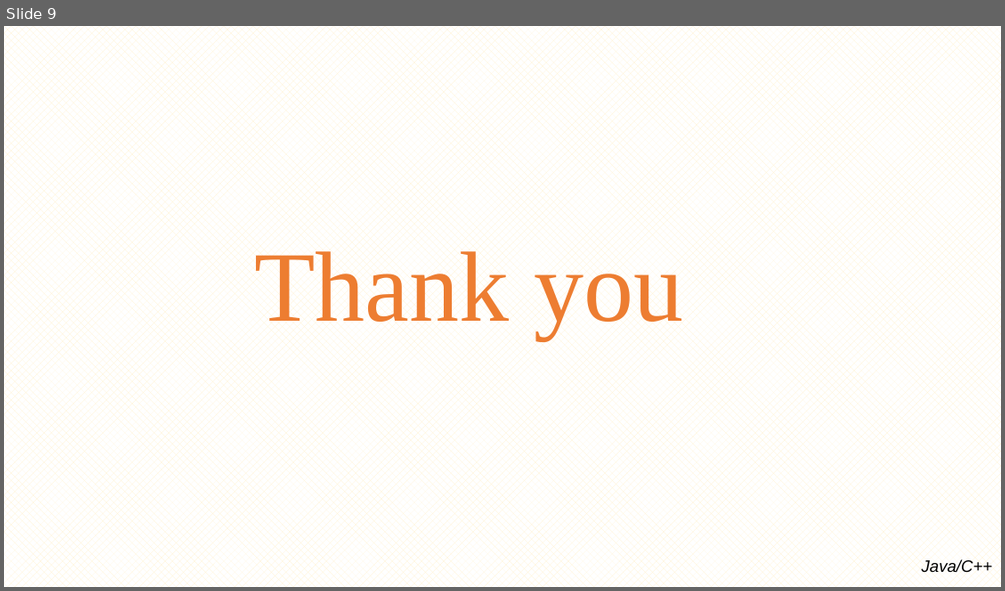
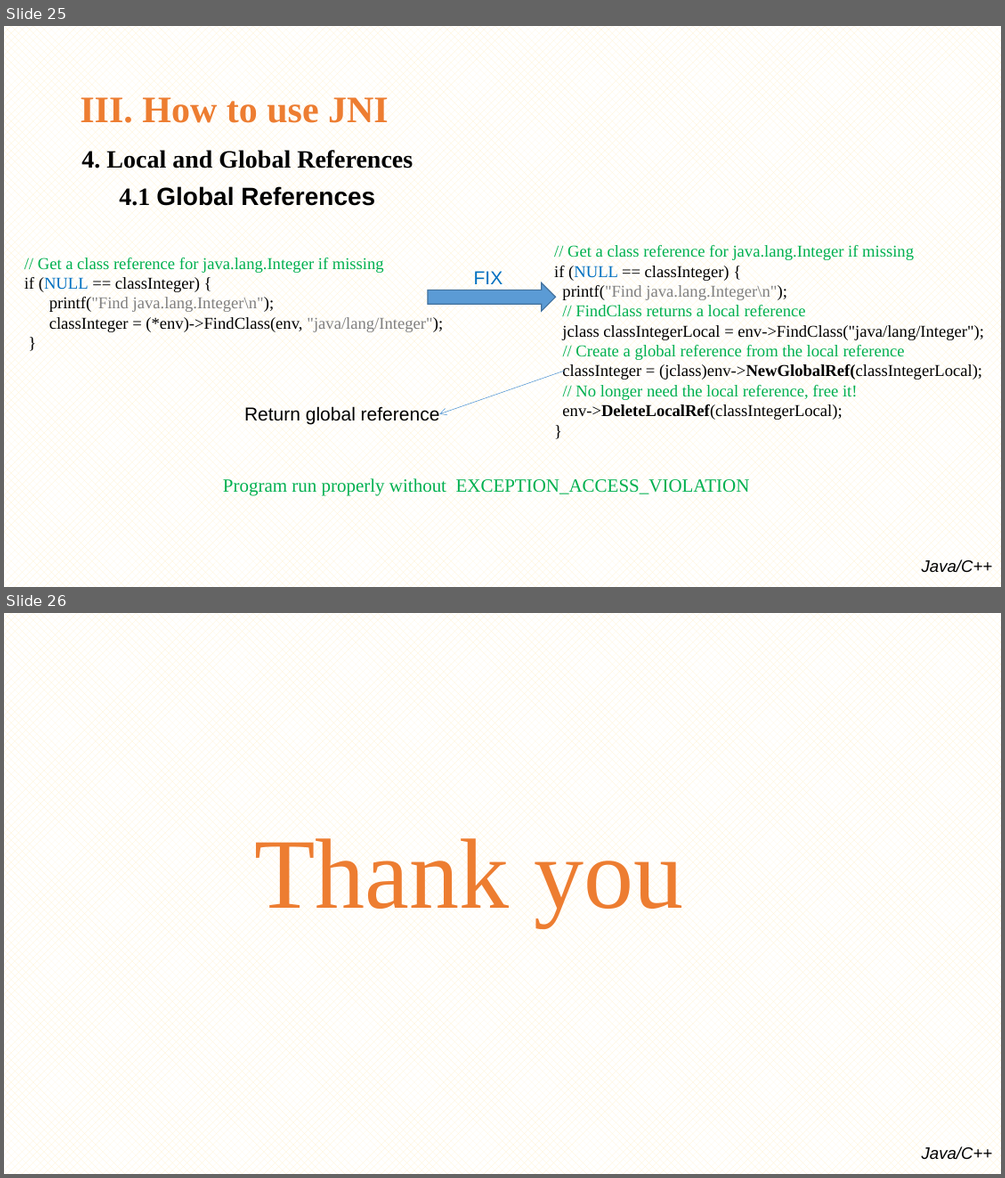
Before and after one commit to minhthedt/hello-world, a slide deck: Training/Java native interface(JNI).pptx. Shown one above the other, each under a label of ours: slide 9 before the commit, slides 25 and 26 after it. The pictures are 1005x591 and 1005x1178 pixels, drawn with LibreOffice and Linux fonts; fonts in the diff are those of the drawing; background and template pictures are left out. Boxes give left, top, right and bottom in pixels: in the first picture for what was removed or moved away, otherwise in the second. Text is boxed around its words. In the diff, an @@ line names an element or a change of style, - is before the commit and + after.

```diff
--- a/Training/Java native interface(JNI).pptx
+++ b/Training/Java native interface(JNI).pptx
@@ slide 25 added at (x1=4, y1=26, x2=1001, y2=587), background pattern #FFF2CC on #FFFFFF; not listed: 1 template element that a slide beside it also shows @@
@@ title added at (x1=80, y1=97, x2=388, y2=123), 36 pt, text #ED7D31, bold @@
+III. How to use JNI
@@ text added at (x1=81, y1=150, x2=413, y2=206), 24 pt, text #000000, bold @@
+4. Local and Global References
+4.1 Global References
@@ text added at (x1=24, y1=257, x2=443, y2=332), 16 pt, text #000000 @@
+// Get a class reference for java.lang.Integer if missing
+if (NULL == classInteger) {
+printf("Find java.lang.Integer\n");
+classInteger = (*env)->FindClass(env, "java/lang/Integer");
+}
@@ text added at (x1=554, y1=245, x2=984, y2=419), 16 pt, text #000000 @@
+// Get a class reference for java.lang.Integer if missing
+if (NULL == classInteger) {
+printf("Find java.lang.Integer\n");
+// FindClass returns a local reference
+jclass classIntegerLocal = env->FindClass("java/lang/Integer");
+// Create a global reference from the local reference
+classInteger = (jclass)env->NewGlobalRef(classIntegerLocal);
+// No longer need the local reference, free it!
+env->DeleteLocalRef(classIntegerLocal);
+}
@@ right arrow added at (x1=428, y1=282, x2=556, y2=311), fill #5B9BD5, outline #43739E 1 pt @@
@@ text added at (x1=474, y1=271, x2=503, y2=284), 18 pt, text #0070C0 @@
+FIX
@@ arrow added from (564, 370) to (440, 414), #5B9BD5 0.5 pt @@
@@ text added at (x1=244, y1=406, x2=440, y2=425), 18 pt, text #000000 @@
+Return global reference
@@ text added at (x1=223, y1=478, x2=750, y2=495), 18 pt, text #00B050 @@
+Program run properly without EXCEPTION_ACCESS_VIOLATION
@@ what was slide 9 is now slide 26 @@
```
Also in this commit, not shown: 1 slide changed, 16 other slides added.
